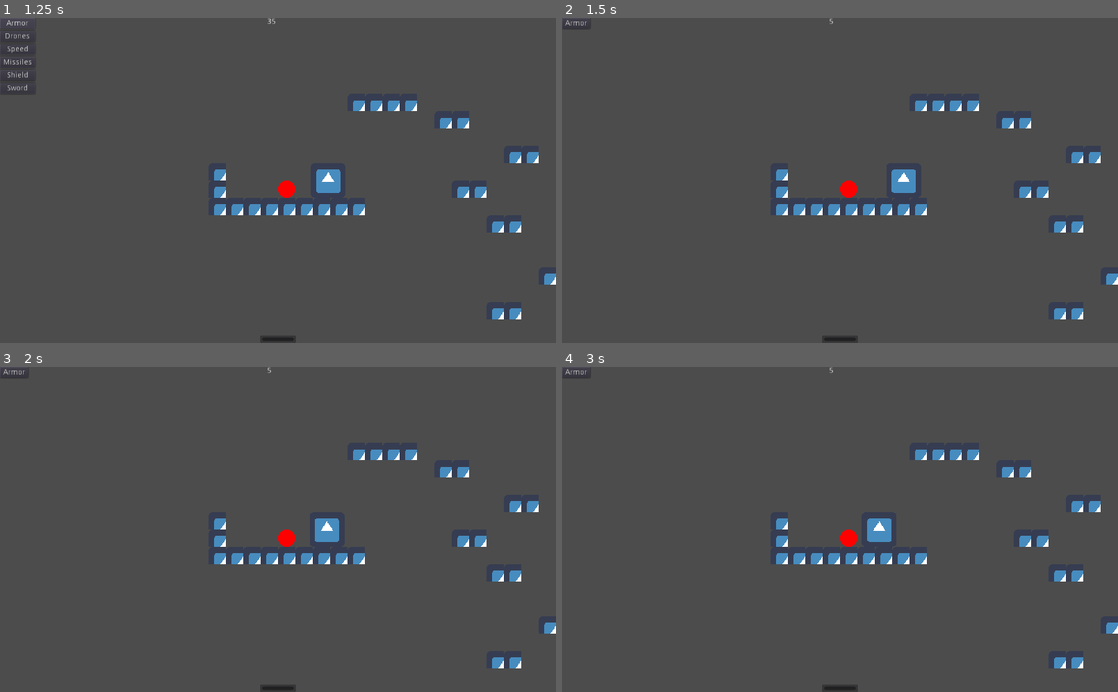
Above: before the commit, frames 1-4 (two rows, left to right).
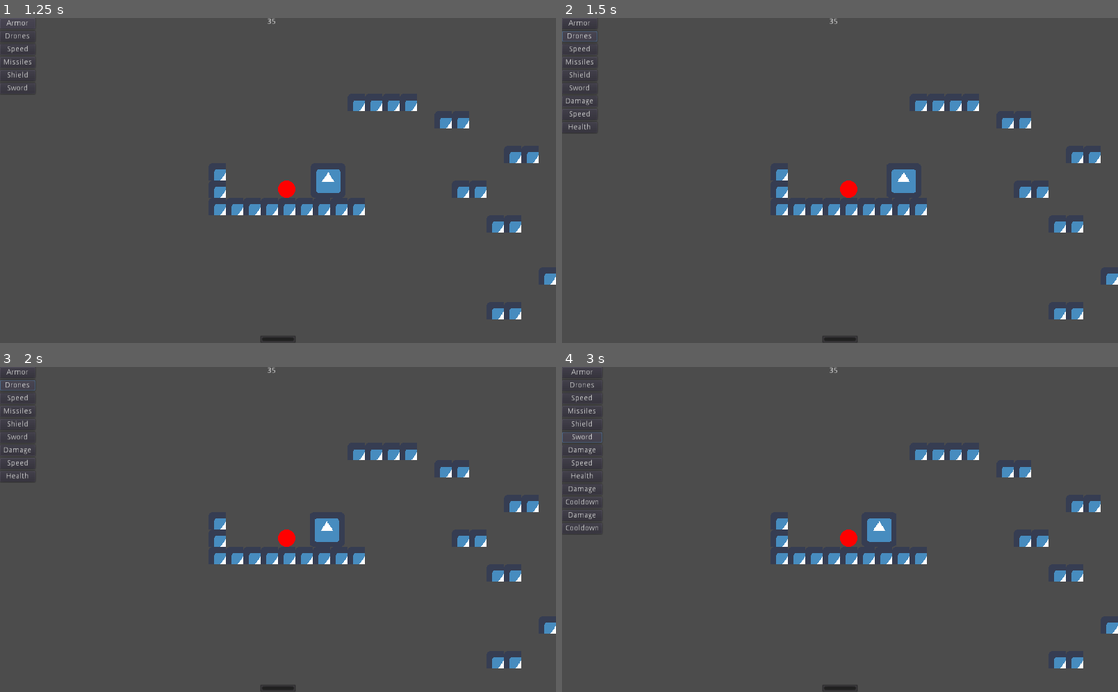
Above: after the commit, the same moments.

Repository: the-alex-g/Gears
Game: Godot game, scene res://Main/Main.tscn
Two runs of this game, one before a commit and one after it. Both use one fixed random seed, a clock stepped at 60 frames per second and the inputs below. The engine's default icon, where the game draws it, is replaced by a stand-in: a white triangle on a blue panel in a dark square.
Inputs (mouse positions are in pixels of both pictures, inside the frame that each line leads up to):
- Up to frame 1 (1.25 s): click "Armor" at 0.5 s
- Up to frame 2 (1.5 s): click "Drones" at 1.25 s
- Up to frame 3 (2 s): no input
- Up to frame 4 (3 s): click (578, 412) at 2 s, where only the run after the commit has a clickable "Missiles"; click (584, 438) at 2.75 s, where only the run after the commit has a clickable "Sword"

Frame 1 is identical in both runs. In frame 2, 0.4% of the frame differs, in the area x 0-50%, y 0-36%; in frame 3, 0.4%; in frame 4, 0.6%, in the area x 0-50%, y 0-52%.

Commit message:
Add multi-path upgrades

Diff:
--- a/project/Enemy/Enemy.gd
+++ b/project/Enemy/Enemy.gd
@@ -69,7 +69,7 @@
 
 func _upgrade_system(system:System)->System:
 	if system.equipped:
-		system.upgrade()
+		system.upgrade(randi() % system.upgrade_paths)
 	else:
 		system.equipped = true
 	return system
--- a/project/Main/HUD/HUD.gd
+++ b/project/Main/HUD/HUD.gd
@@ -1,13 +1,13 @@
 extends CanvasLayer
 
 signal update_scrap(new_value)
-signal upgrade_system(system_name)
+signal upgrade_system(system_name, path)
 
 onready var _health_bar = $"%Health" as ProgressBar
 onready var _scrap_label = $"%Scrap" as Label
 onready var _upgrade_container = $Control/UpgradeContainer as VBoxContainer
 
-var _scrap := 0
+var _scrap := 0 setget _set_scrap
 
 
 func _on_Main_player_update_hud(parameter_name:String, new_value, new_max:bool)->void:
@@ -17,13 +17,15 @@
 				_health_bar.max_value = new_value
 			_health_bar.value = new_value
 		"scrap":
-			_scrap = new_value
-			_scrap_label.text = str(_scrap)
-			emit_signal("update_scrap", _scrap)
+			_set_scrap(new_value)
 
 
-func _on_UpgradeContainer_upgrade_system(system_name:String, scrap_reduction:int)->void:
-	_scrap -= scrap_reduction
+func _on_UpgradeContainer_upgrade_system(system_name:String, scrap_reduction:int, path:int)->void:
+	_set_scrap(_scrap - scrap_reduction)
+	emit_signal("upgrade_system", system_name, path)
+
+
+func _set_scrap(value)->void:
+	_scrap = value
 	_scrap_label.text = str(_scrap)
 	emit_signal("update_scrap", _scrap)
-	emit_signal("upgrade_system", system_name)
--- a/project/Main/HUD/UpgradeList.gd
+++ b/project/Main/HUD/UpgradeList.gd
@@ -1,6 +1,6 @@
 extends VBoxContainer
 
-signal upgrade_system(system_name, scrap_reduction)
+signal upgrade_system(system_name, scrap_reduction, path)
 
 enum Upgrades {DRONE, MOVEMENT, RANGED, SHIELD, SWORD}
 
@@ -14,6 +14,7 @@
 onready var _ranged_upgrade = $"%RangedUpgradeButton" as Button
 onready var _shield_upgrade = $"%ShieldUpgradeButton" as Button
 onready var _sword_upgrade = $"%SwordUpgradeButton" as Button
+onready var _upgrade_path_widget = $UpgradePathWidget as VBoxContainer
 
 var _drone_equipped := false
 var _shield_equipped := false
@@ -21,9 +22,8 @@
 var _upgrades := [0, 0, 0, 0, 0]
 
 
-
 func _on_ArmorUpgradeButton_pressed()->void:
-	emit_signal("upgrade_system", "armor", REPAIR_THRESHOLD)
+	emit_signal("upgrade_system", "armor", REPAIR_THRESHOLD, 0)
 
 
 func _on_DroneUpgradeButton_pressed()->void:
@@ -34,7 +34,9 @@
 	else:
 		cost = NEW_SYSTEM
 		_drone_equipped = true
-	emit_signal("upgrade_system", "drone", cost)
+	_upgrade_path_widget.initialize("drone")
+	var path = yield(_upgrade_path_widget, "path_selected") as int
+	emit_signal("upgrade_system", "drone", cost, path)
 
 
 func _on_MovementUpgradeButton_pressed()->void:
@@ -50,7 +52,9 @@
 	else:
 		cost = NEW_SYSTEM
 		_ranged_equipped = true
-	emit_signal("upgrade_system", "ranged", cost)
+	_upgrade_path_widget.initialize("ranged")
+	var path = yield(_upgrade_path_widget, "path_selected") as int
+	emit_signal("upgrade_system", "ranged", cost, path)
 
 
 func _on_ShieldUpgradeButton_pressed()->void:
@@ -66,7 +70,9 @@
 
 func _on_SwordUpgradeButton_pressed()->void:
 	_upgrades[Upgrades.SWORD] += 1
-	emit_signal("upgrade_system", "sword", _upgrades[Upgrades.SWORD] * UPGRADE_STEP)
+	_upgrade_path_widget.initialize("sword")
+	var path = yield(_upgrade_path_widget, "path_selected") as int
+	emit_signal("upgrade_system", "sword", _upgrades[Upgrades.SWORD] * UPGRADE_STEP, path)
 
 
 func _on_HUD_update_scrap(new_value:int)->void:
--- a/project/Main/HUD/UpgradeList.tscn
+++ b/project/Main/HUD/UpgradeList.tscn
@@ -1,6 +1,7 @@
-[gd_scene load_steps=2 format=2]
+[gd_scene load_steps=3 format=2]
 
 [ext_resource path="res://Main/HUD/UpgradeList.gd" type="Script" id=1]
+[ext_resource path="res://Main/HUD/UpgradePathWidget.tscn" type="PackedScene" id=2]
 
 [node name="UpgradeContainer" type="VBoxContainer"]
 margin_right = 40.0
@@ -51,6 +52,11 @@
 margin_bottom = 68.0
 text = "Sword"
 
+[node name="UpgradePathWidget" parent="." instance=ExtResource( 2 )]
+margin_top = 72.0
+margin_right = 52.0
+margin_bottom = 72.0
+
 [connection signal="pressed" from="ArmorUpgradeButton" to="." method="_on_ArmorUpgradeButton_pressed"]
 [connection signal="pressed" from="DroneUpgradeButton" to="." method="_on_DroneUpgradeButton_pressed"]
 [connection signal="pressed" from="MovementUpgradeButton" to="." method="_on_MovementUpgradeButton_pressed"]
--- /dev/null
+++ b/project/Main/HUD/UpgradePathWidget.gd
@@ -0,0 +1,48 @@
+extends VBoxContainer
+
+signal path_selected(path_index)
+
+# make sure these lists stay consistent with the ones in Robot.gd
+enum WeaponPaths {DAMAGE, COOLDOWN}
+enum DronePaths {DAMAGE, SPEED, HEALTH}
+
+var system : String
+
+
+func initialize(system_name:String)->void:
+	# prepare for a choice to be made
+	match system_name:
+		"sword", "ranged":
+			for x in WeaponPaths.size():
+				_add_path(WeaponPaths.keys()[x])
+			system = "weapon"
+		"drone":
+			for x in DronePaths.size():
+				_add_path(DronePaths.keys()[x])
+			system = "drone"
+	visible = true
+
+
+func _add_path(path_name:String)->void:
+	# add an option button
+	var button := Button.new()
+	add_child(button)
+	button.text = path_name.capitalize()
+	# warning-ignore:return_value_discarded
+	button.connect("pressed", self, "_on_button_pressed", [path_name], CONNECT_ONESHOT)
+
+
+func _on_button_pressed(button_name:String)->void:
+	# get index of chosen path
+	var path_index = -1
+	match system:
+		"weapon":
+			path_index = WeaponPaths.get(button_name)
+		"drone":
+			path_index = DronePaths.get(button_name)
+	emit_signal("path_selected", path_index)
+	# delete option buttons
+	for button in get_children():
+		button.queue_free()
+	# hide
+	visible = false
--- /dev/null
+++ b/project/Main/HUD/UpgradePathWidget.tscn
@@ -0,0 +1,9 @@
+[gd_scene load_steps=2 format=2]
+
+[ext_resource path="res://Main/HUD/UpgradePathWidget.gd" type="Script" id=1]
+
+[node name="UpgradePathWidget" type="VBoxContainer"]
+margin_right = 40.0
+margin_bottom = 40.0
+grow_vertical = 2
+script = ExtResource( 1 )
--- a/project/Main/Main.gd
+++ b/project/Main/Main.gd
@@ -1,7 +1,7 @@
 extends Node2D
 
 signal player_update_hud(parameter_name, new_value, new_max)
-signal upgrade_system(system_name)
+signal upgrade_system(system_name, path)
 
 onready var _hud := $HUD
 
@@ -10,5 +10,5 @@
 	emit_signal("player_update_hud", parameter_name, new_value, new_max)
 
 
-func _on_HUD_upgrade_system(system_name:String)->void:
-	emit_signal("upgrade_system", system_name)
+func _on_HUD_upgrade_system(system_name:String, path:int)->void:
+	emit_signal("upgrade_system", system_name, path)
--- a/project/Player/Player.gd
+++ b/project/Player/Player.gd
@@ -3,10 +3,17 @@
 signal update_hud(parameter_name, new_value, new_max)
 
 const STARTING_HEALTH := 6
+const RANGED_COOLDOWN_TIME := 1.0
+const MELEE_COOLDOWN_TIME := 1.0
+const COOLDOWN_STEP := 0.2
 
 var _jump_speed := 475
 var _scrap := 40
+var _can_attack_melee := true
+var _can_attack_ranged := true
 
+onready var _melee_cooldown_timer = $MeleeCooldownTimer as Timer
+onready var _ranged_cooldown_timer = $RangedCooldownTimer as Timer
 onready var _melee_hit_area = $"%AttackArea" as Area2D
 
 
@@ -29,20 +36,29 @@
 	move_and_slide(direction, Vector2.UP)
 
 	# attack
-	if Input.is_action_just_pressed("melee") and _sword.equipped:
+	if Input.is_action_just_pressed("melee") and _sword.equipped and _can_attack_melee:
 		_melee_attack()
-	if Input.is_action_just_pressed("ranged") and _ranged.equipped:
+	if Input.is_action_just_pressed("ranged") and _ranged.equipped and _can_attack_ranged:
 		_ranged_attack()
 
 
 func _melee_attack()->void:
+	print("attack ", _sword.get_strength(WeaponPaths.DAMAGE))
 	for body in _melee_hit_area.get_overlapping_bodies():
 		if body is Robot:
-			body.hit(_sword.strength)
+			body.hit(_sword.get_strength(WeaponPaths.DAMAGE))
+	_can_attack_melee = false
+	print(MELEE_COOLDOWN_TIME - _sword.get_strength(WeaponPaths.COOLDOWN) * COOLDOWN_STEP)
+	_melee_cooldown_timer.start(MELEE_COOLDOWN_TIME - _sword.get_strength(WeaponPaths.COOLDOWN) * COOLDOWN_STEP)
+	yield(_melee_cooldown_timer, "timeout")
+	_can_attack_melee = true
 
 
 func _ranged_attack()->void:
-	pass
+	_can_attack_ranged = false
+	_ranged_cooldown_timer.start(RANGED_COOLDOWN_TIME - _ranged.get_strength(WeaponPaths.COOLDOWN) * COOLDOWN_STEP)
+	yield(_ranged_cooldown_timer, "timeout")
+	_can_attack_ranged = true
 
 
 # custom hit function is needed to update the HUD after taking damage
@@ -61,21 +77,21 @@
 	emit_signal("update_hud", "scrap", _scrap, false)
 
 
-func _on_Main_upgrade_system(system_name:String)->void:
+func _on_Main_upgrade_system(system_name:String, path:int)->void:
 	match system_name:
 		"armor":
 			_health += 1
 			emit_signal("update_hud", "health", _health, true if _health > STARTING_HEALTH else false)
 		"drone":
 			if _drones.equipped:
-				_drones.upgrade()
+				_drones.upgrade(path)
 			else:
 				_drones.equipped = true
 		"movement":
 			_horizontal_speed += 50
 		"ranged":
 			if _ranged.equipped:
-				_ranged.upgrade()
+				_ranged.upgrade(path)
 			else:
 				_ranged.equipped = true
 		"shield":
@@ -84,4 +100,4 @@
 			else:
 				_shield.equipped = true
 		"sword":
-			_sword.upgrade()
+			_sword.upgrade(path)
--- a/project/Player/Player.tscn
+++ b/project/Player/Player.tscn
@@ -30,3 +30,7 @@
 [node name="CollisionPolygon2D" type="CollisionShape2D" parent="AttackArea"]
 position = Vector2( 16, 16 )
 shape = SubResource( 2 )
+
+[node name="MeleeCooldownTimer" type="Timer" parent="."]
+
+[node name="RangedCooldownTimer" type="Timer" parent="."]
--- a/project/Robot.gd
+++ b/project/Robot.gd
@@ -1,14 +1,17 @@
 class_name Robot
 extends KinematicBody2D
+
+enum WeaponPaths {DAMAGE, COOLDOWN}
+enum DronePaths {DAMAGE, SPEED, HEALTH}
 
 const GRAVITY := 20
 
 var _power_crystals := 1
 var _health := 6
-var _sword := System.new(false, 0)
-var _shield := System.new(false, 0)
-var _ranged := System.new(false, 0)
-var _drones := System.new(false, 0)
+var _sword := System.new(2)
+var _shield := System.new()
+var _ranged := System.new(2)
+var _drones := System.new(3)
 var _horizontal_speed := 200
 var _max_fall_speed := 600
 var _current_vertical_speed := 0
@@ -28,6 +31,8 @@
 
 
 func hit(damage_dealt:int)->void:
+	if _shield.equipped:
+		damage_dealt = max(damage_dealt / _shield.get_strength(), 1)
 	_health -= damage_dealt
 	if _health <= 0:
 		_health = 0
--- a/project/System.gd
+++ b/project/System.gd
@@ -2,18 +2,19 @@
 extends Node
 
 var equipped := false
-var upgrades := 1
-var strength := 0 setget , get_strength
+var upgrades = [] as PoolIntArray
+var upgrade_paths : int
 
-func _init(starting_equip:bool, starting_upgrades:int)->void:
-	equipped = starting_equip
-	upgrades = starting_upgrades
+func _init(total_upgrade_paths := 1)->void:
+	upgrade_paths = total_upgrade_paths
+	for path in total_upgrade_paths:
+		upgrades.append(0)
 
 
-func upgrade()->void:
-	if upgrades < 3:
-		upgrades += 1
+func upgrade(path := 0)->void:
+	if upgrades[path] < 3:
+		upgrades[path] += 1
 
 
-func get_strength()->int:
-	return upgrades + 1
+func get_strength(path := 0)->int:
+	return upgrades[path] + 1
